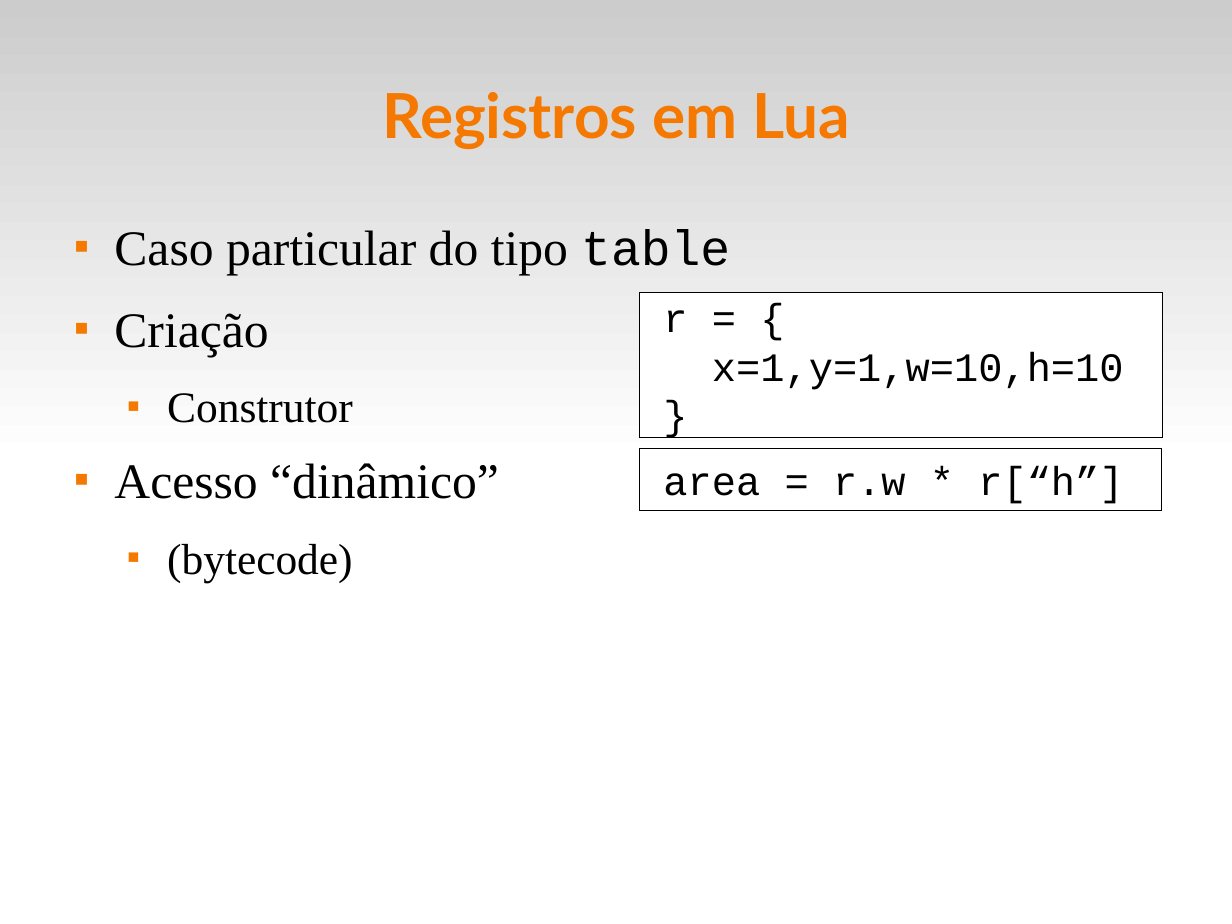
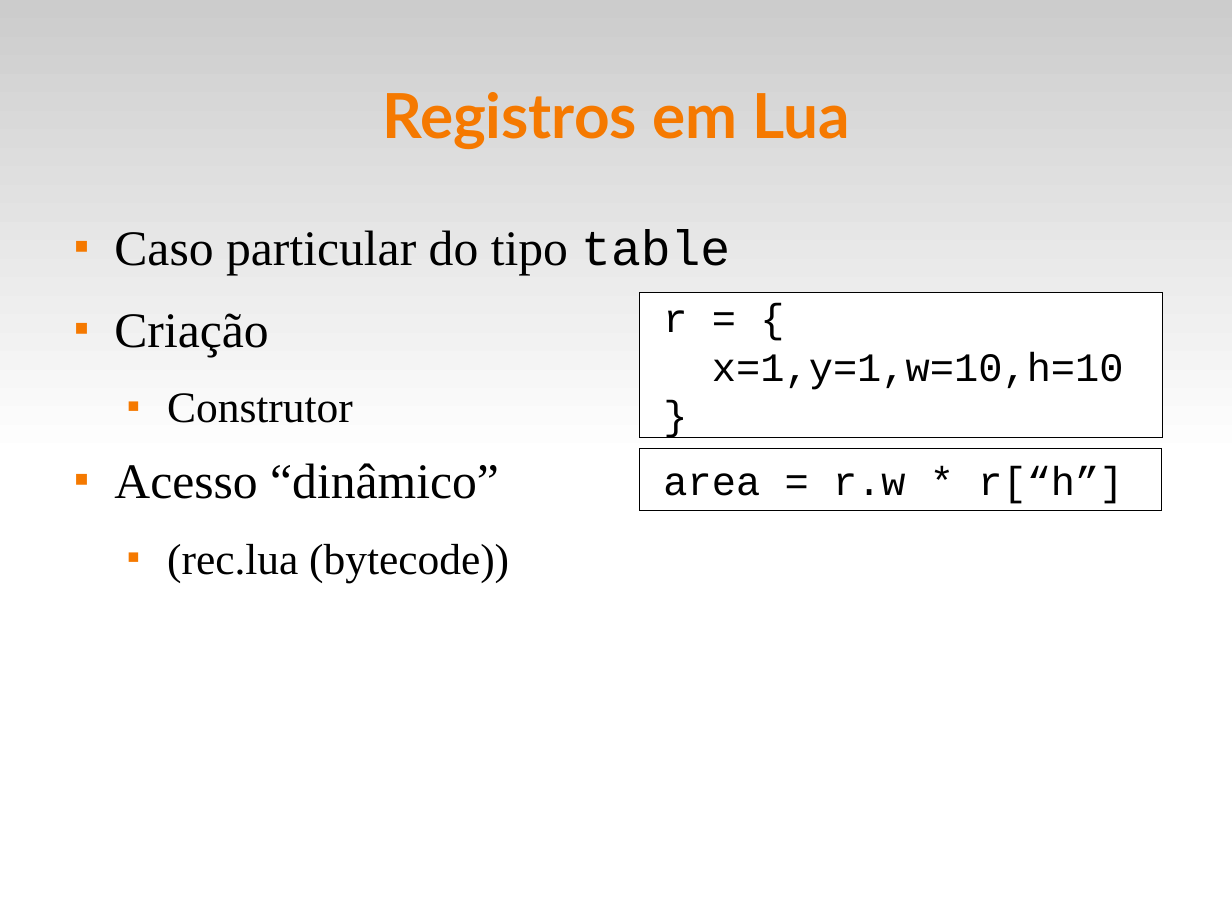
Before and after one commit to fsantanna-uerj/EDL, a slide deck: slide 20 of slides/edl-05-data.odp. Drawn at 1232x924 pixels with LibreOffice and Linux fonts; fonts in the diff are those of the drawing. Boxes give left, top, right and bottom in pixels: in the first picture for what was removed or moved away, otherwise in the second. Text is boxed around its words. In the diff, an @@ line names an element or a change of style, - is before the commit and + after.

```diff
--- a/slides/edl-05-data.odp
+++ b/slides/edl-05-data.odp
@@ text at [167, 544, 509, 583]: text changed @@
-  ■ (bytecode)
+  ■ (rec.lua (bytecode))
```
Also in this commit, not shown: 8 other slides changed, 11 other files.
